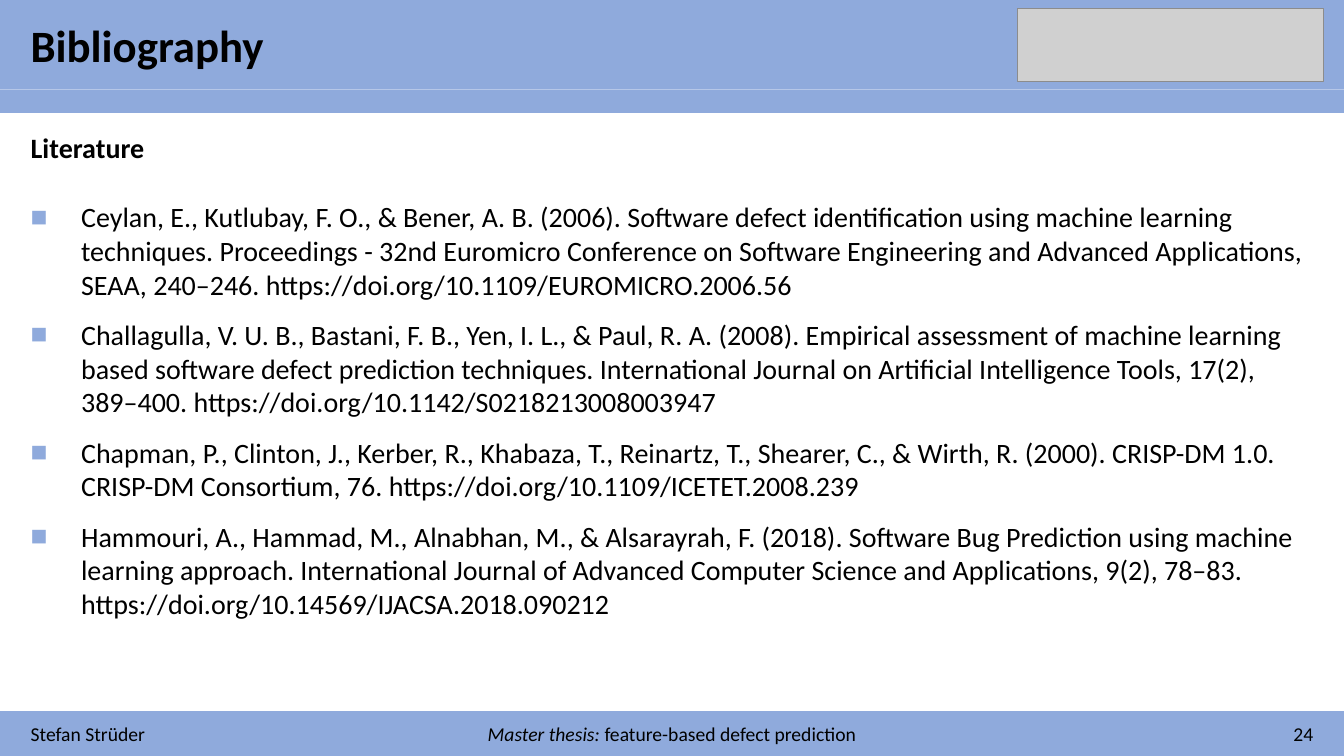
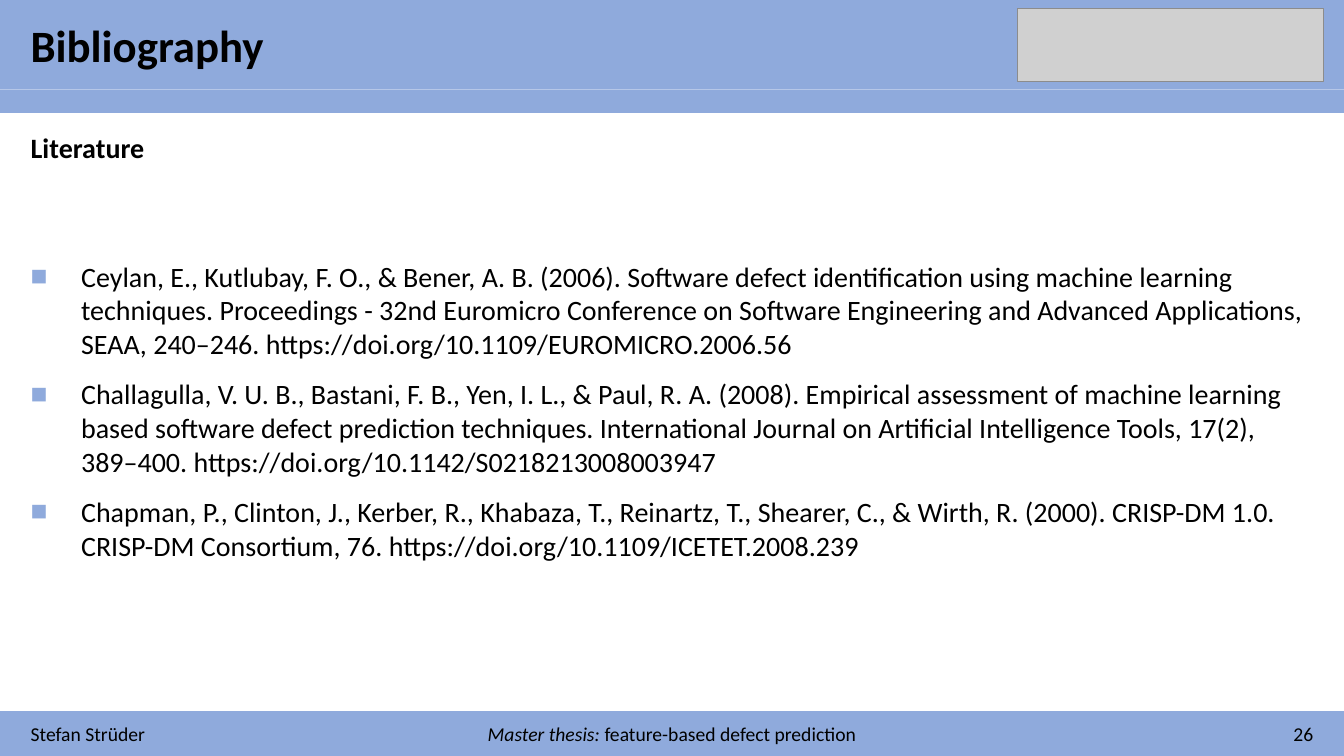
Before and after one commit to stefanstrueder/MA_Strueder, a slide deck: slide 32 of Einführungspräsentation/Introduction.pptx (slide 30 before the commit). Drawn at 1344x756 pixels with LibreOffice and Linux fonts; fonts in the diff are those of the drawing; grey boxes stand for pictures. Boxes give left, top, right and bottom in pixels: in the first picture for what was removed or moved away, otherwise in the second. Text is boxed around its words. In the diff, an @@ line names an element or a change of style, - is before the commit and + after.

```diff
--- a/Einführungspräsentation/Introduction.pptx
+++ b/Einführungspräsentation/Introduction.pptx
@@ text "Ceylan, E., Kutlubay, F. O., ...": place and size @@
-text "Ceylan, E., Kutlubay, F. O., ..." at (81,206,1301,619)
+text "Ceylan, E., Kutlubay, F. O., ..." at (81,266,1301,561)
@@ text at (81,526,1292,619): paragraph removed @@
-■ Hammouri, A., Hammad, M., Alnabhan, M., & Alsarayrah, F. (2018). Software Bug Prediction using machine learning approach. International Journal of Advanced Computer Science and Applications, 9(2), 78–83. https://doi.org/10.14569/IJACSA.2018.090212
@@ text at (1293,727,1313,741): text changed @@
-24
+26
```
Also in this commit, not shown: 7 other slides changed, 3 slides added, 1 other file.
